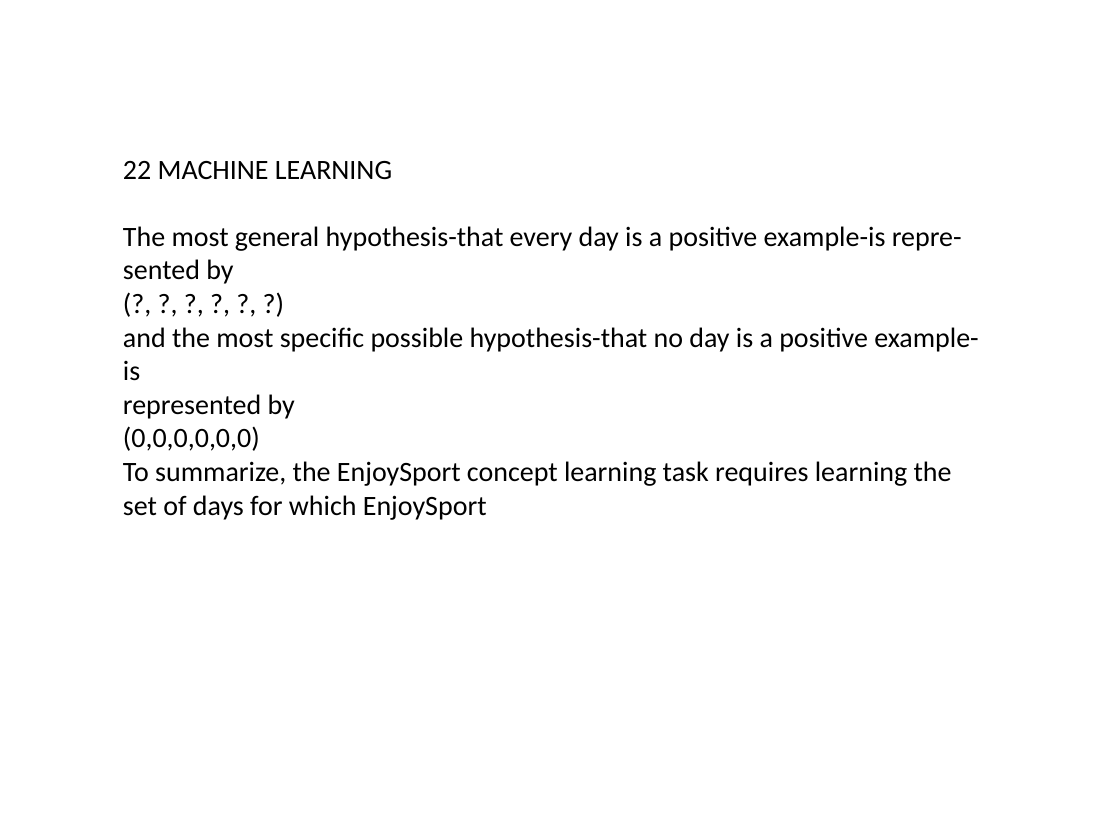
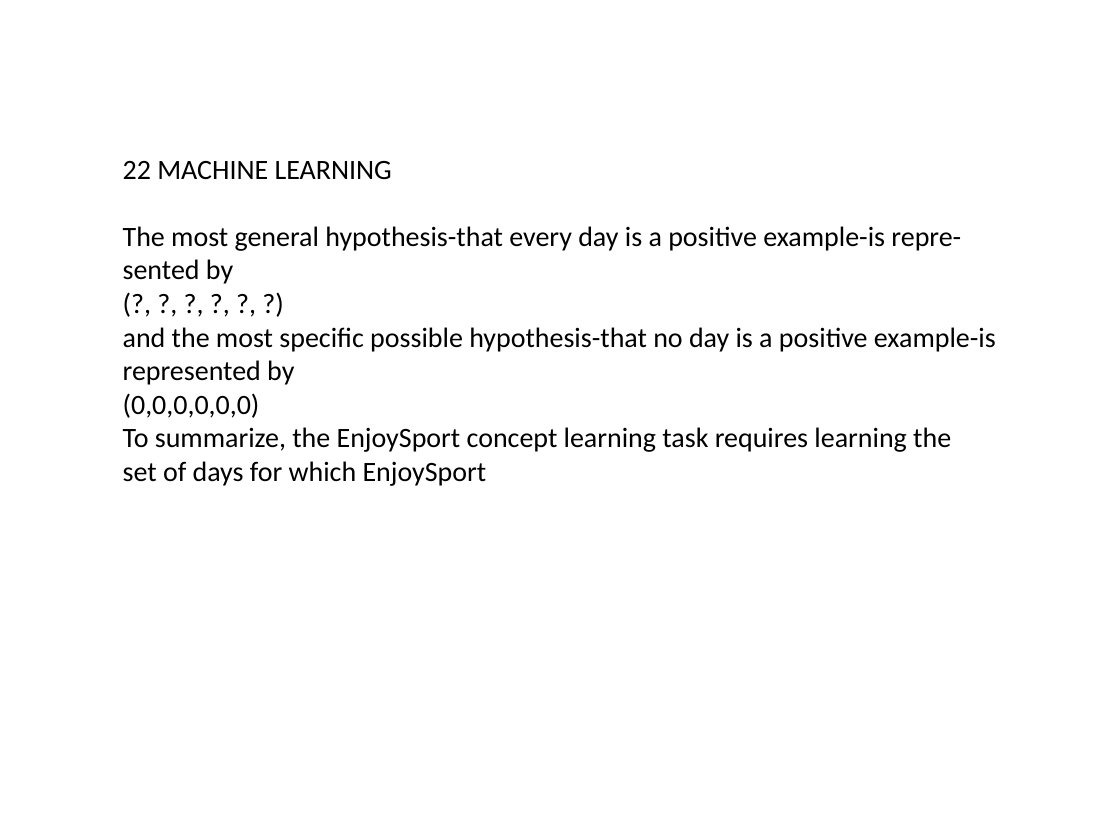
Before and after one commit to sai8151/EduFusion, a slide deck: slide 26 of output.pptx. Drawn at 1120x840 pixels with LibreOffice and Linux fonts; fonts in the diff are those of the drawing. Boxes give left, top, right and bottom in pixels: in the first picture for what was removed or moved away, otherwise in the second. Text is boxed around its words. In the diff, an @@ line names an element or a change of style, - is before the commit and + after.

```diff
--- a/output.pptx
+++ b/output.pptx
@@ text "22 MACHINE LEARNING" rewrapped from <box>123,161,978,520</box> to <box>123,161,996,486</box> @@
```
Also in this commit, not shown: 62 other slides changed.
